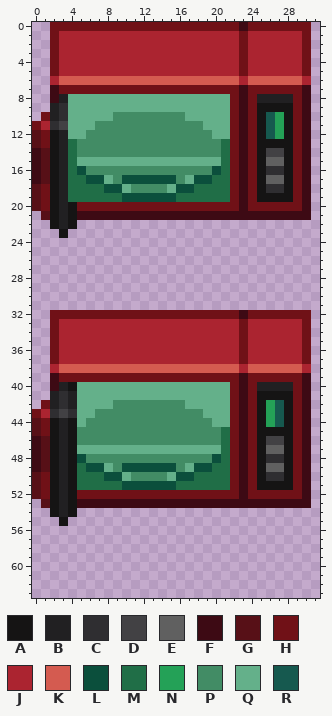
One commit to this pixel-art sprite: Resources/Textures/Structures/Machines/microwave_syndie.rsi/mwo.png. This is how it looked before the edit.
The file is 32x64 pixels.
Palette (. is transparent): A #151414  B #212022  C #2f2e31  D #424144  E #606060  F #3d0a14  G #571017  H #701117  J #ab2430  K #d45b50  L #0b4f3c  M #206e47  N #24a157  P #428c65  Q #64b08a  R #16594f
Pixels before, first column x 0:
 0 ..HHHHHHHHHHHHHHHHHHHHHFHHHHHHH
 1 ..HJJJJJJJJJJJJJJJJJJJJHJJJJJJH
 2 ..HJJJJJJJJJJJJJJJJJJJJHJJJJJJH
 3 ..HJJJJJJJJJJJJJJJJJJJJHJJJJJJH
 4 ..HJJJJJJJJJJJJJJJJJJJJHJJJJJJH
 5 ..HJJJJJJJJJJJJJJJJJJJJHJJJJJJH
 6 ..JKKKKKKKKKKKKKKKKKKKKJKKKKKKJ
 7 ..FHHHHHHHHHHHHHHHHHHHHFHHHHHHF
 8 ..FBQQQQQQQQQQQQQQQQQQHFHBBBBHF
 9 ..BCQQQQQQQQQQQQQQQQQQHFHAAAAHF
10 .HBCQQQQQPPPPPPPPQQQQQHFHARNAHF
11 HJCDQQQPPPPPPPPPPPPQQQHFHARNAHF
12 GHABQQPPPPPPPPPPPPPPQQHFHARNAHF
13 GHABMPPPPPPPPPPPPPPPPMHFHAAAAHF
14 FGABMPPPPPPPPPPPPPPPPMHFHADDAHF
15 FGABMQQQQQQQQQQQQQQQQMHFHAEEAHF
16 FGABMLPPPPPPPPPPPPPPLMHFHACCAHF
17 FGABMMLLQPLLLLLLPQLLMMHFHAEEAHF
18 GHABMMMMLLQPPPPQLLMMMMHFHACCAHF
19 GHABMMMMMMLLLLLLMMMMMMHFHAAAAHF
20 GHABAHHHHHHHHHHHHHHHHHHFHHHHHHF
21 .GABAFFFFFFFFFFFFFFFFFFFFFFFFFF
22 ..ABA..........................
23 ...A...........................
24 ...............................
25 ...............................
26 ...............................
27 ...............................
28 ...............................
29 ...............................
30 ...............................
31 ...............................
32 ..HHHHHHHHHHHHHHHHHHHHHFHHHHHHH
33 ..HJJJJJJJJJJJJJJJJJJJJHJJJJJJH
34 ..HJJJJJJJJJJJJJJJJJJJJHJJJJJJH
35 ..HJJJJJJJJJJJJJJJJJJJJHJJJJJJH
36 ..HJJJJJJJJJJJJJJJJJJJJHJJJJJJH
37 ..HJJJJJJJJJJJJJJJJJJJJHJJJJJJH
38 ..JKKKKKKKKKKKKKKKKKKKKJKKKKKKJ
39 ..FHHHHHHHHHHHHHHHHHHHHFHHHHHHF
40 ..FBAQQQQQQQQQQQQQQQQQHFHBBBBHF
41 ..BCBQQQQQQQQQQQQQQQQQHFHAAAAHF
42 .HBCBQQQQPPPPPPPPQQQQQHFHANRAHF
43 HJCDCQQPPPPPPPPPPPPQQQHFHANRAHF
44 GHABAQPPPPPPPPPPPPPPQQHFHANRAHF
45 GHABAPPPPPPPPPPPPPPPPMHFHAAAAHF
46 FGABAPPPPPPPPPPPPPPPPMHFHADDAHF
47 FGABAQQQQQQQQQQQQQQQQMHFHAEEAHF
48 FGABALPPPPPPPPPPPPPPLMHFHACCAHF
49 FGABAMLLQPLLLLLLPQLLMMHFHAEEAHF
50 GHABAMMMLLQPPPPQLLMMMMHFHACCAHF
51 GHABAMMMMMLLLLLLMMMMMMHFHAAAAHF
52 GHABAHHHHHHHHHHHHHHHHHHFHHHHHHF
53 .GABAFFFFFFFFFFFFFFFFFFFFFFFFFF
54 ..ABA..........................
55 ...A...........................
The same view after the edit:
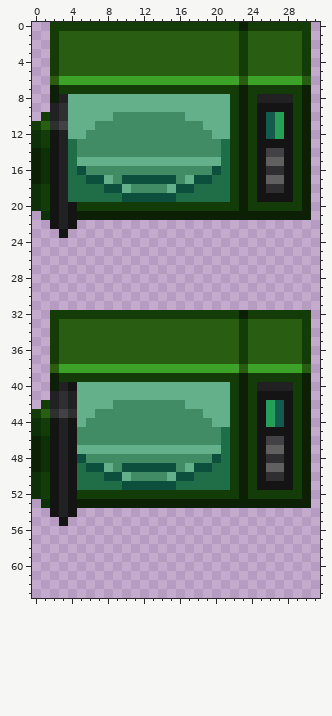
The edit:
colour F: #3d0a14 -> #0c2005
colour G: #571017 -> #0d3009
colour H: #701117 -> #133c09
colour J: #ab2430 -> #285d12
colour K: #d45b50 -> #3da228
Changed places in both pictures, as pixel boxes (x1, y1, x2, y2):
changed: (32, 22, 311, 220)
changed: (32, 310, 311, 508)
